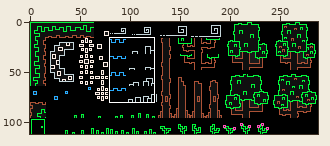
One commit to this sprite sheet: tilebuilding/foresttiles.png. Above, an overview of the earlier version with the close-up marked.
Close-up. As it was:
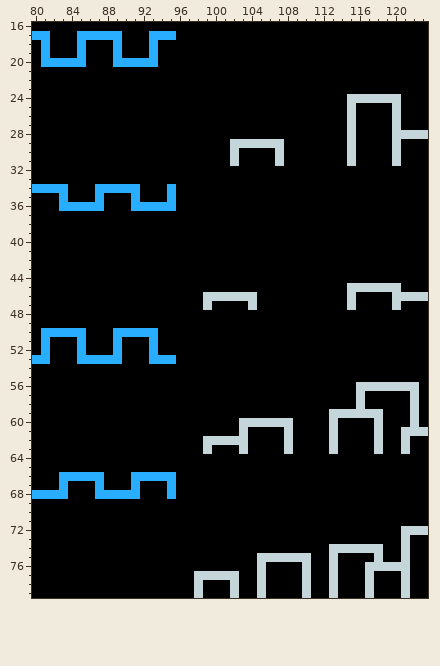
The file is 288x112 pixels. Shown: x 80..123, y 16..79. The commit also changed other parts of the picture, which this record leaves out.
After:
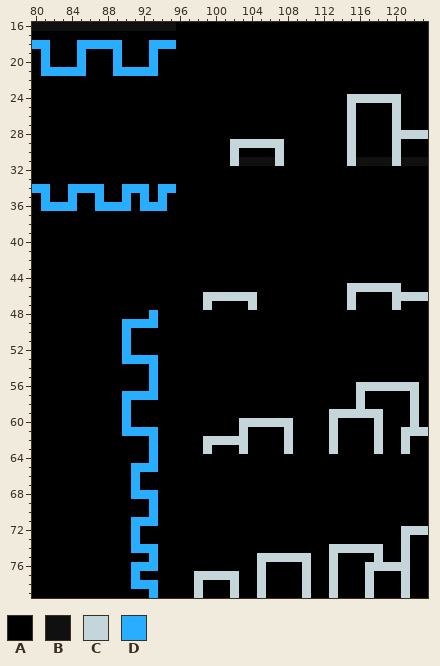
Palette (. is transparent): A #000000  B #101010  C #c5d6db  D #29adff
Change:
@@ x 80..97 @@
-16 AAAAAAAAAAAAAAAAAA
-17 DDAAADDDDDAAADDDAA
-18 ADAAADAAADAAADAAAA
+16 BBBBBBBBBBBBBBBBAA
+17 AAAAAAAAAAAAAAAAAA
+18 DDAAADDDDDAAADDDAA
 19 ADAAADAAADAAADAAAA
-20 ADDDDDAAADDDDDAAAA
-21 AAAAAAAAAAAAAAAAAA
+20 ADAAADAAADAAADAAAA
+21 ADDDDDAAADDDDDAAAA
 22 AAAAAAAAAAAAAAAAAA
@@ x 80..123 @@
 30 AAAAAAAAAAAAAAAAAAAAAACAAAACAAAAAAACAAAACAAA
-31 AAAAAAAAAAAAAAAAAAAAAACAAAACAAAAAAACAAAACAAA
+31 AAAAAAAAAAAAAAAAAAAAAACBBBBCAAAAAAACBBBBCBBB
 32 AAAAAAAAAAAAAAAAAAAAAAAAAAAAAAAAAAAAAAAAAAAA
 33 AAAAAAAAAAAAAAAAAAAAAAAAAAAAAAAAAAAAAAAAAAAA
-34 DDDDAAADDDDDAAADAAAAAAAAAAAAAAAAAAAAAAAAAAAA
-35 AAADAAADAAADAAADAAAAAAAAAAAAAAAAAAAAAAAAAAAA
-36 AAADDDDDAAADDDDDAAAAAAAAAAAAAAAAAAAAAAAAAAAA
+34 DDAADDDDAADDDADDAAAAAAAAAAAAAAAAAAAAAAAAAAAA
+35 ADAADAADAADADADAAAAAAAAAAAAAAAAAAAAAAAAAAAAA
+36 ADDDDAADDDDADDDAAAAAAAAAAAAAAAAAAAAAAAAAAAAA
 37 AAAAAAAAAAAAAAAAAAAAAAAAAAAAAAAAAAAAAAAAAAAA
@@ x 80..97 @@
 47 AAAAAAAAAAAAAAAAAA
-48 AAAAAAAAAAAAAAAAAA
-49 AAAAAAAAAAAAAAAAAA
-50 ADDDDDAAADDDDDAAAA
-51 ADAAADAAADAAADAAAA
-52 ADAAADAAADAAADAAAA
-53 DDAAADDDDDAAADDDAA
-54 AAAAAAAAAAAAAAAAAA
-55 AAAAAAAAAAAAAAAAAA
-56 AAAAAAAAAAAAAAAAAA
-57 AAAAAAAAAAAAAAAAAA
-58 AAAAAAAAAAAAAAAAAA
-59 AAAAAAAAAAAAAAAAAA
-60 AAAAAAAAAAAAAAAAAA
-61 AAAAAAAAAAAAAAAAAA
-62 AAAAAAAAAAAAAAAAAA
-63 AAAAAAAAAAAAAAAAAA
-64 AAAAAAAAAAAAAAAAAA
-65 AAAAAAAAAAAAAAAAAA
-66 AAADDDDDAAADDDDDAA
-67 AAADAAADAAADAAADAA
-68 DDDDAAADDDDDAAADAA
-69 AAAAAAAAAAAAAAAAAA
-70 AAAAAAAAAAAAAAAAAA
-71 AAAAAAAAAAAAAAAAAA
-72 AAAAAAAAAAAAAAAAAA
-73 AAAAAAAAAAAAAAAAAA
-74 AAAAAAAAAAAAAAAAAA
-75 AAAAAAAAAAAAAAAAAA
-76 AAAAAAAAAAAAAAAAAA
-77 AAAAAAAAAAAAAAAAAA
-78 AAAAAAAAAAAAAAAAAA
-79 AAAAAAAAAAAAAAAAAA
+48 AAAAAAAAAAAAADAAAA
+49 AAAAAAAAAADDDDAAAA
+50 AAAAAAAAAADAAAAAAA
+51 AAAAAAAAAADAAAAAAA
+52 AAAAAAAAAADAAAAAAA
+53 AAAAAAAAAADDDDAAAA
+54 AAAAAAAAAAAAADAAAA
+55 AAAAAAAAAAAAADAAAA
+56 AAAAAAAAAAAAADAAAA
+57 AAAAAAAAAADDDDAAAA
+58 AAAAAAAAAADAAAAAAA
+59 AAAAAAAAAADAAAAAAA
+60 AAAAAAAAAADAAAAAAA
+61 AAAAAAAAAADDDDAAAA
+62 AAAAAAAAAAAAADAAAA
+63 AAAAAAAAAAAAADAAAA
+64 AAAAAAAAAAAAADAAAA
+65 AAAAAAAAAAADDDAAAA
+66 AAAAAAAAAAADAAAAAA
+67 AAAAAAAAAAADAAAAAA
+68 AAAAAAAAAAADDDAAAA
+69 AAAAAAAAAAAAADAAAA
+70 AAAAAAAAAAAAADAAAA
+71 AAAAAAAAAAADDDAAAA
+72 AAAAAAAAAAADAAAAAA
+73 AAAAAAAAAAADAAAAAA
+74 AAAAAAAAAAADDDAAAA
+75 AAAAAAAAAAAAADAAAA
+76 AAAAAAAAAAADDDAAAA
+77 AAAAAAAAAAADAAAAAA
+78 AAAAAAAAAAADDDAAAA
+79 AAAAAAAAAAAAADAAAA
Pixel boxes of the changes (left, top, right, bottom) in both close-ups:
changed: (32, 22, 176, 76)
changed: (239, 157, 275, 166)
changed: (356, 157, 428, 166)
changed: (41, 184, 176, 211)
changed: (32, 310, 176, 598)
